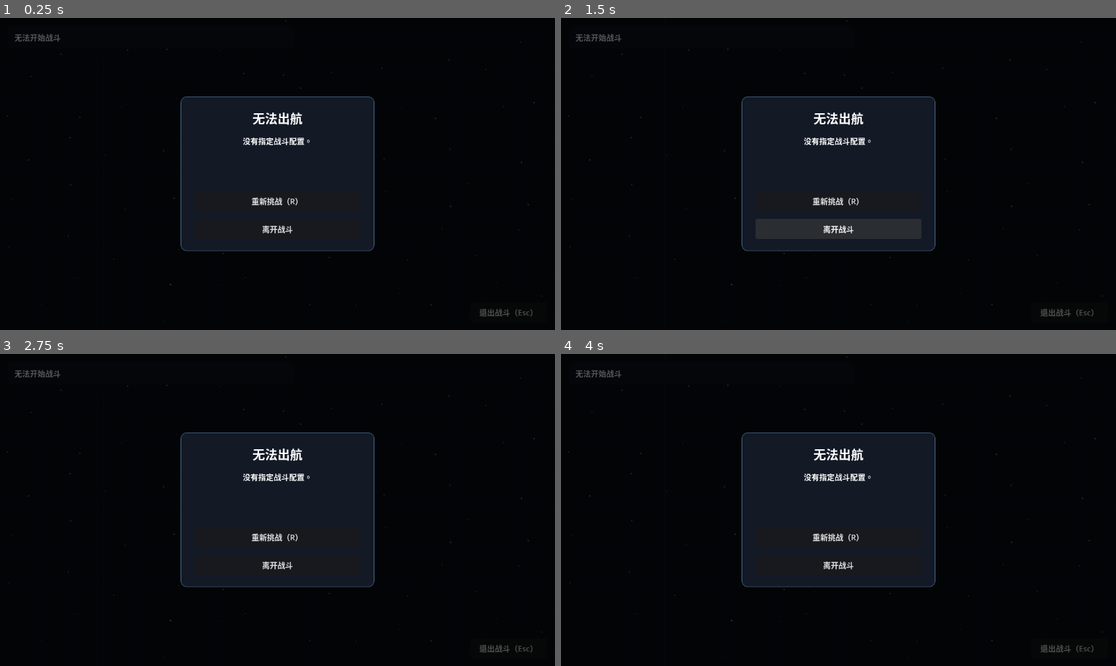
Above: before the commit, frames 1-4 (two rows, left to right).
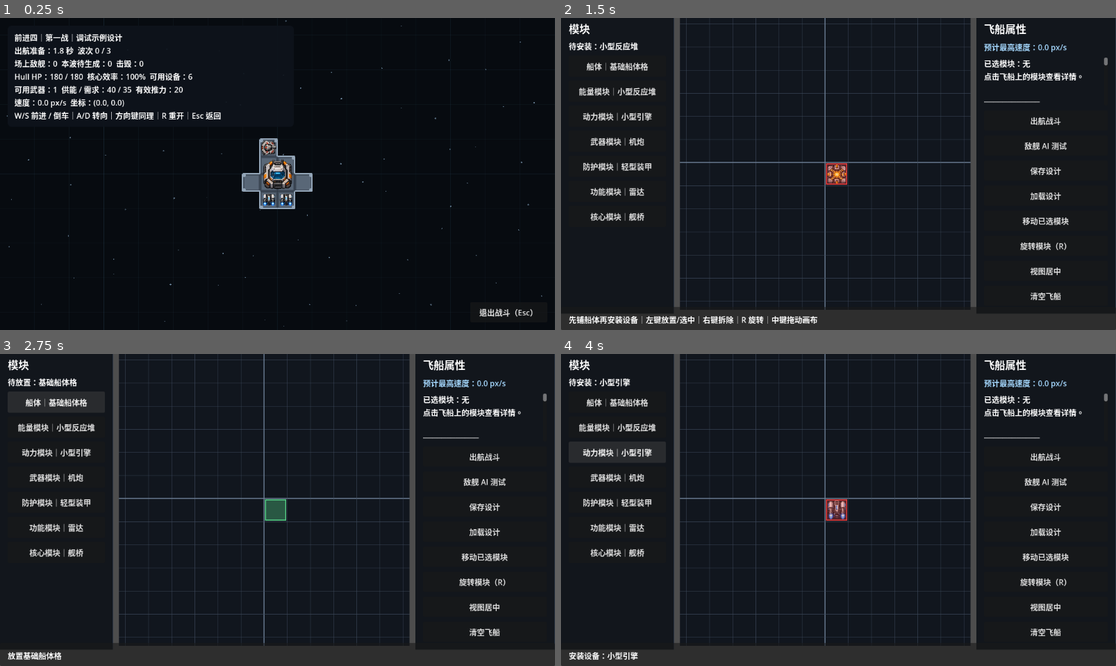
Above: after the commit, the same moments.

Repository: lqc19891229/AdvanceFour
Game: Godot game, scene res://game/combat/battle.tscn
The game is run twice, just before and just after one commit, with the same random seed, the same clock (stepped at 60 frames per second) and the same inputs. This scene is started directly instead of the project's main scene.
Inputs (mouse positions are in pixels of both pictures, inside the frame that each line leads up to):
- Up to frame 1 (0.25 s): no input
- Up to frame 2 (1.5 s): click (838, 202) at 0.5 s, where only the run before the commit has a clickable "重新挑战（R）"; click "离开战斗" (after the commit: "退出战斗（Esc）") at 1.25 s
- Up to frame 3 (2.75 s): click (55, 400) at 2 s, where only the run after the commit has a clickable "船体｜基础船体格"
- Up to frame 4 (4 s): click (616, 425) at 2.75 s, where only the run after the commit has a clickable "能量模块｜小型反应堆"; click (616, 450) at 3.5 s, where only the run after the commit has a clickable "动力模块｜小型引擎"

The runs differ from the first frame. In frame 1, 5.4% of the frame differs, in the area x 1-100%, y 0-100%; in frame 2, 18%, in the area x 0-100%, y 0-100%; in frame 3, 18%; in frame 4, 18%.

Commit message:
Fix data resource references after reorganization

Diff:
--- a/data/enemies/gunship.tres
+++ b/data/enemies/gunship.tres
@@ -1,6 +1,6 @@
 [gd_resource type="Resource" script_class="EnemyShipDefinition" load_steps=2 format=3]
 
-[ext_resource type="Script" path="res://game/combat/enemy_ship_definition.gd" id="1"]
+[ext_resource type="Script" path="res://data/definitions/combat/enemy_ship_definition.gd" id="1"]
 
 [resource]
 script = ExtResource("1")
